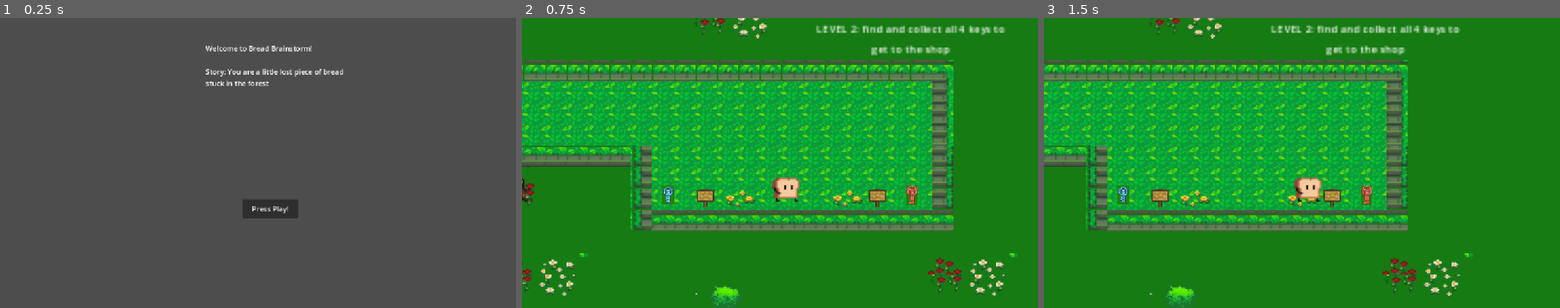
Above: before the commit, frames 1-3 (left to right).
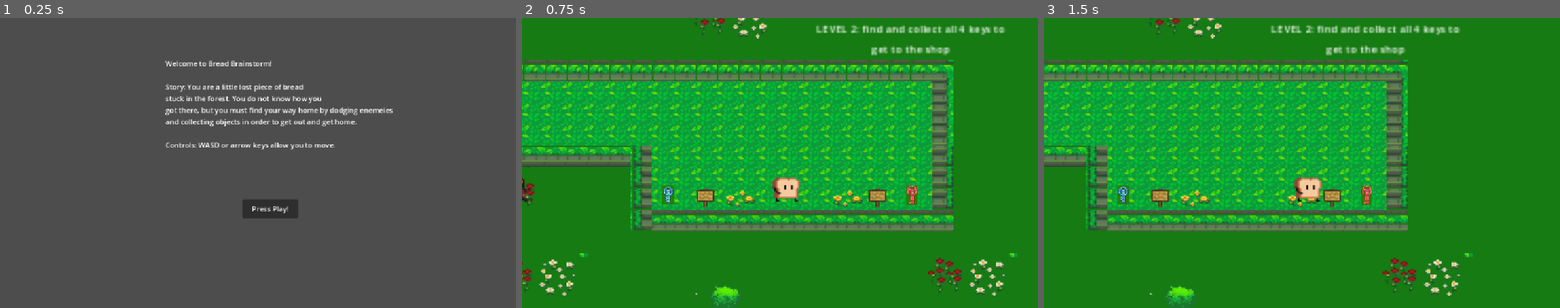
Above: after the commit, the same moments.

Repository: MauraB27/Brositz_P4
Game: Godot game, scene res://intro_scene.tscn
Same seed, same stepped clock (60 frames per second), same inputs: the game is played once before the commit and once after it.
Inputs:
- Up to frame 1 (0.25 s): no input
- Up to frame 2 (0.75 s): click "Press Play!" at 0.5 s
- Up to frame 3 (1.5 s): tap Enter at 1.25 s; hold Right (right) from 1.28 s (still down)

The runs differ from the first frame. In frame 1, 2.6% of the frame differs, in the area x 32-77%, y 9-46%; in frame 2, nothing differs; in frame 3, nothing differs.

Commit message:
work on intro scene

Diff:
--- a/p-4/intro_scene.tscn
+++ b/p-4/intro_scene.tscn
@@ -21,13 +21,17 @@
 
 [node name="Label" type="Label" parent="." unique_id=1931280225]
 layout_mode = 0
-offset_left = 459.0
-offset_top = 56.0
-offset_right = 697.0
-offset_bottom = 100.0
+offset_left = 369.0
+offset_top = 90.0
+offset_right = 881.0
+offset_bottom = 295.0
 text = "Welcome to Bread Brainstorm!
 
 Story: You are a little lost piece of bread
-stuck in the forest"
+stuck in the forest. You do not know how you
+got there, but you must find your way home by dodging enemeies
+and collecting objects in order to get out and get home.
+
+Controls: WASD or arrow keys allow you to move."
 
 [connection signal="pressed" from="Button" to="Button" method="_on_pressed"]
